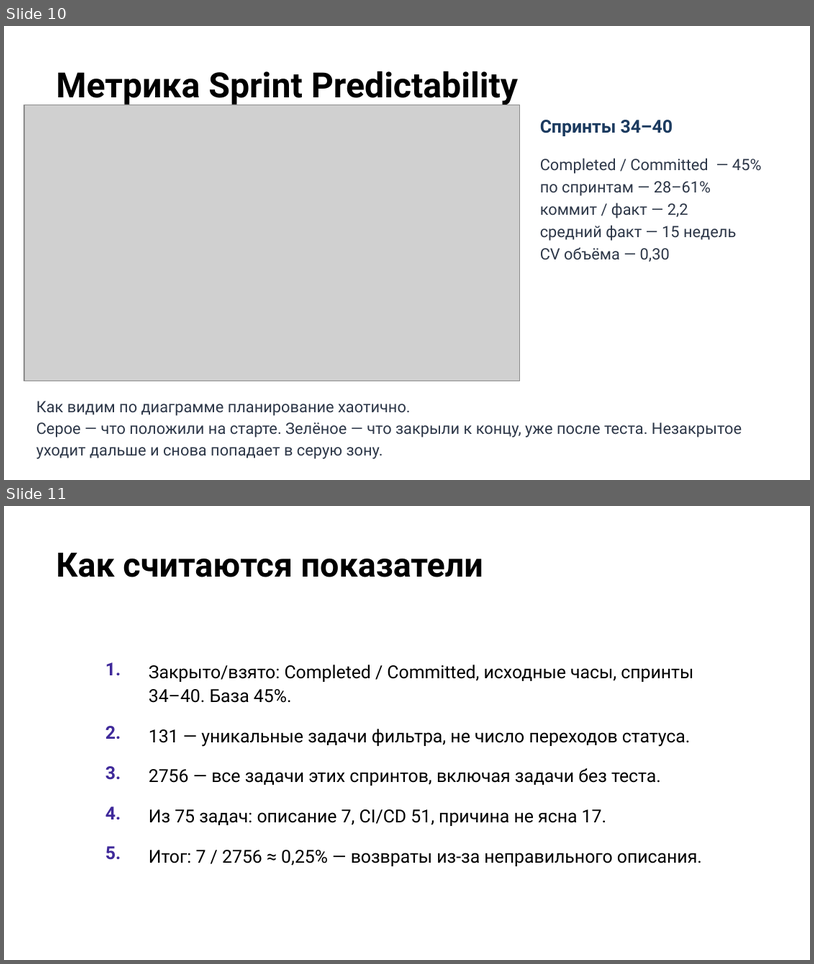
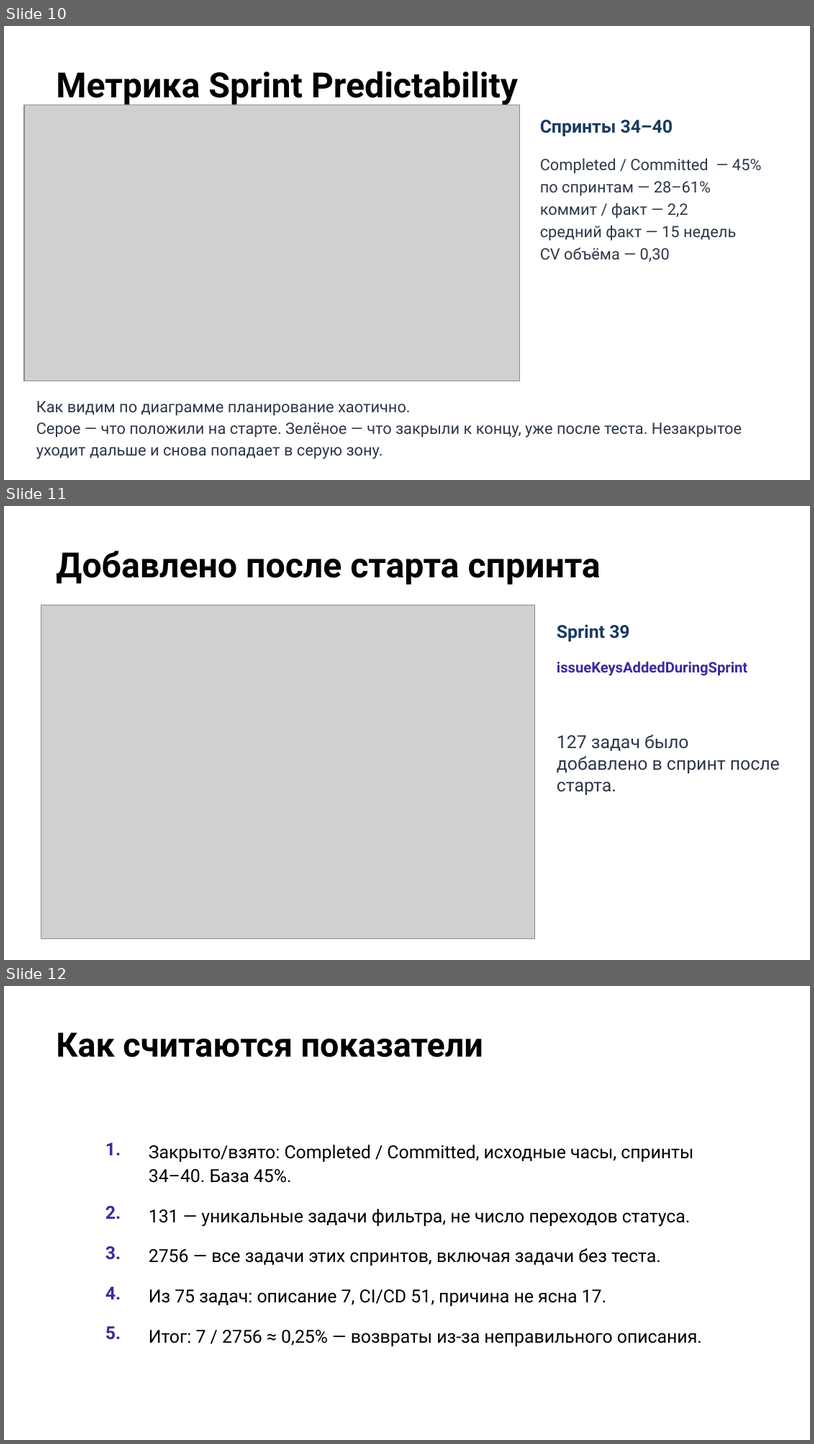
Before and after one commit to camelot270/otus_work, a slide deck: docs/Защита проекта. Петров Н.И..pptx. Shown one above the other, each under a label of ours: slides 10 and 11 before the commit, slides 10, 11 and 12 after it. The pictures are 814x964 and 814x1444 pixels, drawn with LibreOffice and Linux fonts; fonts in the diff are those of the drawing; grey boxes stand for pictures; background and template pictures are left out. Boxes give left, top, right and bottom in pixels: in the first picture for what was removed or moved away, otherwise in the second. Text is boxed around its words. In the diff, an @@ line names an element or a change of style, - is before the commit and + after.

```diff
--- a/docs/Защита проекта. Петров Н.И..pptx
+++ b/docs/Защита проекта. Петров Н.И..pptx
@@ slide 11 added at box(4, 506, 810, 960), background picture (left out) @@
@@ title added at box(56, 551, 601, 584), 31 pt, text #000000, bold @@
+Добавлено после старта спринта
@@ picture added at box(41, 605, 535, 938) @@
@@ text added at box(557, 624, 630, 641), 16 pt, text #1B3A5F, bold @@
+Sprint 39
@@ text added at box(557, 662, 748, 676), 13 pt, text #3F299A, bold @@
+issueKeysAddedDuringSprint
@@ text added at box(557, 734, 780, 795), 16 pt, text #2D3748 @@
+127 задач было добавлено в спринт после старта.
@@ what was slide 11 is now slide 12 @@
```
